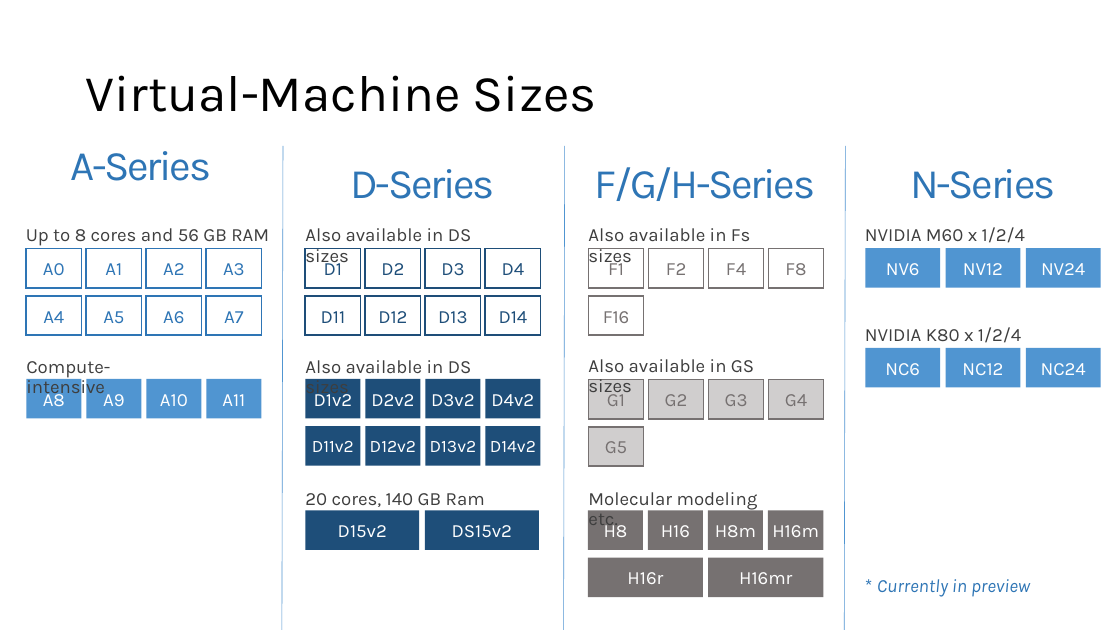
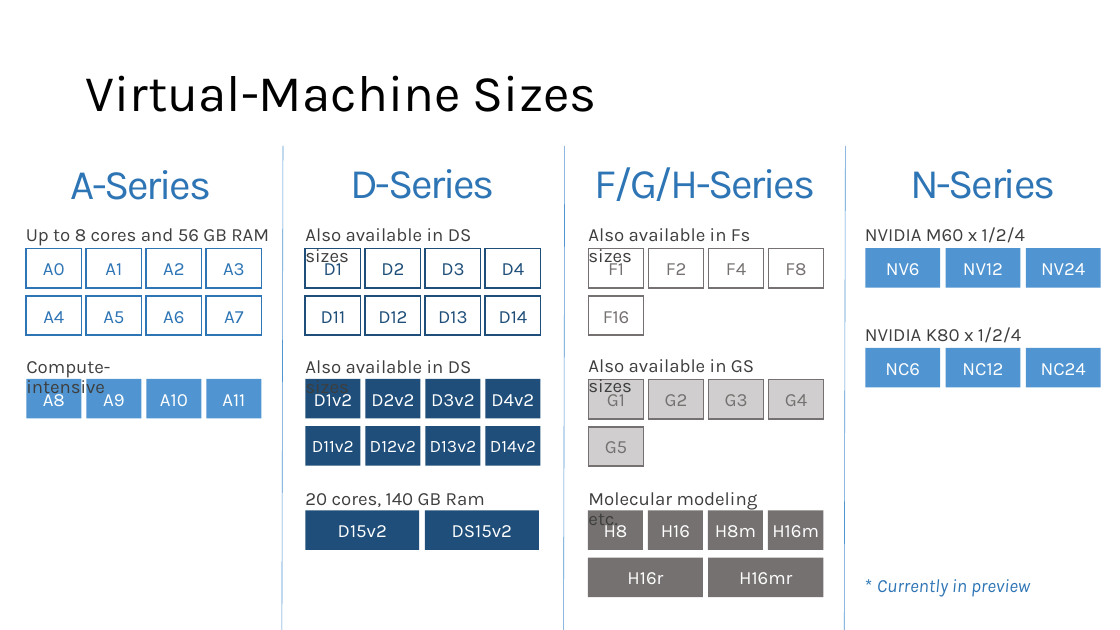
Before and after one commit to microsoft/AcademicContent, a slide deck: slide 3 of Workshop/6. HPC and Containers/HPC and Azure Container Service.pptx. Drawn at 1120x630 pixels with LibreOffice and Linux fonts; fonts in the diff are those of the drawing. Boxes give left, top, right and bottom in pixels: in the first picture for what was removed or moved away, otherwise in the second. Text is boxed around its words. In the diff, an @@ line names an element or a change of style, - is before the commit and + after.

Commit message:
Updated HPC slides

```diff
--- a/Workshop/6. HPC and Containers/HPC and Azure Container Service.pptx
+++ b/Workshop/6. HPC and Containers/HPC and Azure Container Service.pptx
@@ text "A-Series": place and size @@
-text "A-Series" at (71,151,212,181)
+text "A-Series" at (71,170,212,200)
```
Also in this commit, not shown: 1 slide added.
